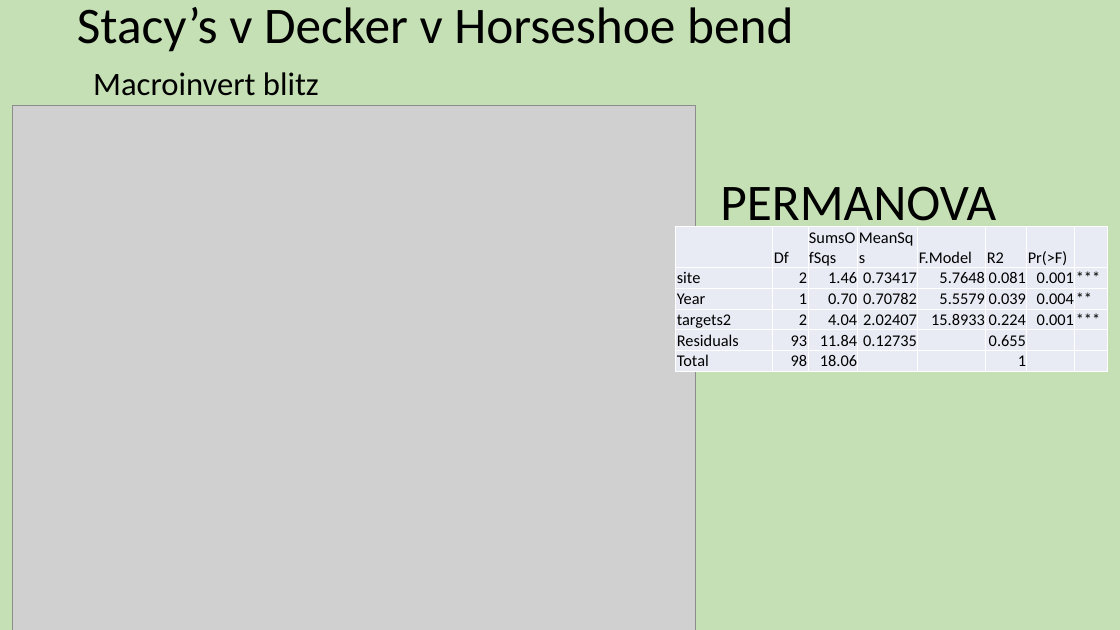
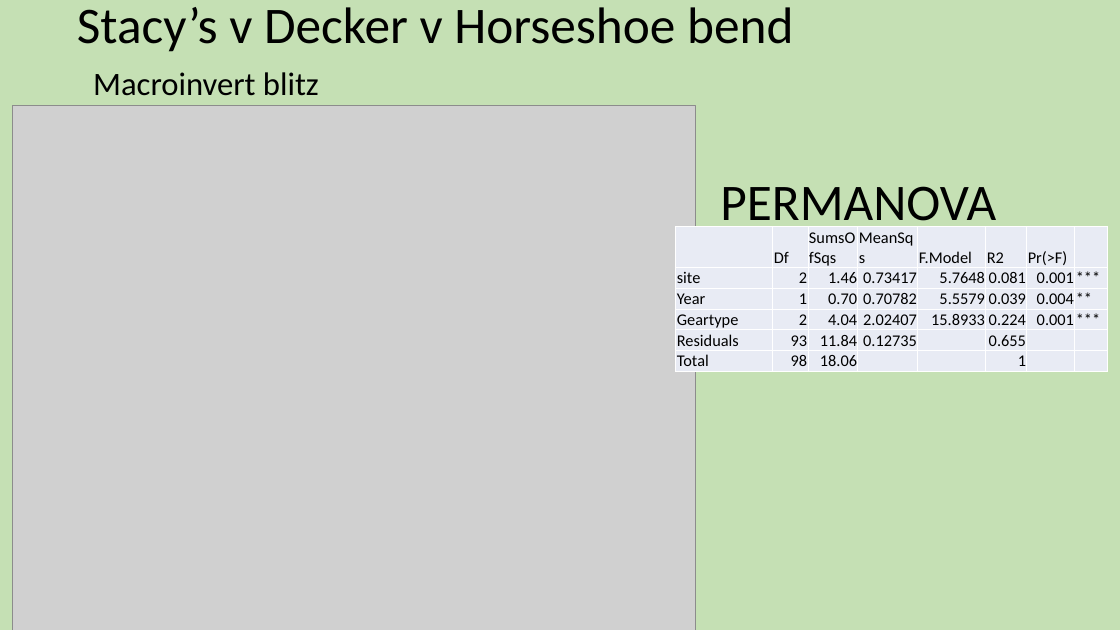
Before and after one commit to rosehartman/FRPreport2018, a slide deck: slide 40 of May phase IV analyses.pptx. Drawn at 1120x630 pixels with LibreOffice and Linux fonts; fonts in the diff are those of the drawing; grey boxes stand for pictures. Boxes give left, top, right and bottom in pixels: in the first picture for what was removed or moved away, otherwise in the second. Text is boxed around its words. In the diff, an @@ line names an element or a change of style, - is before the commit and + after.

```diff
--- a/May phase IV analyses.pptx
+++ b/May phase IV analyses.pptx
@@ table at (676, 227, 1107, 370) @@
-row 4, column 1: targets2
+row 4, column 1: Geartype
```
Also in this commit, not shown: 7 other slides changed, 24 other files.
